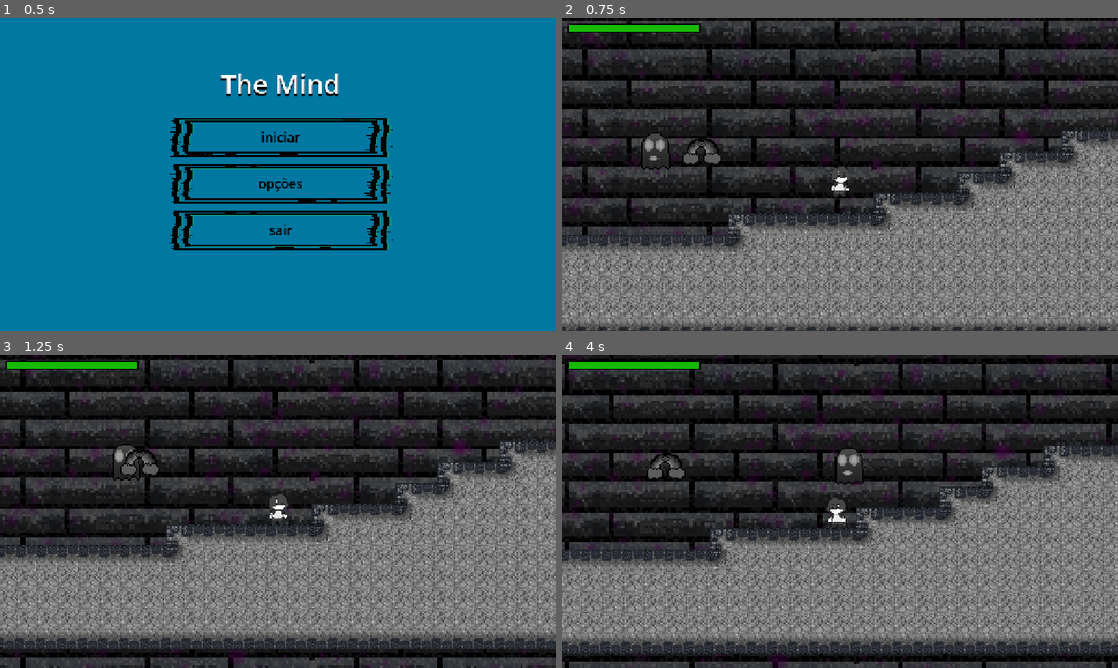
Above: before the commit, frames 1-4 (two rows, left to right).
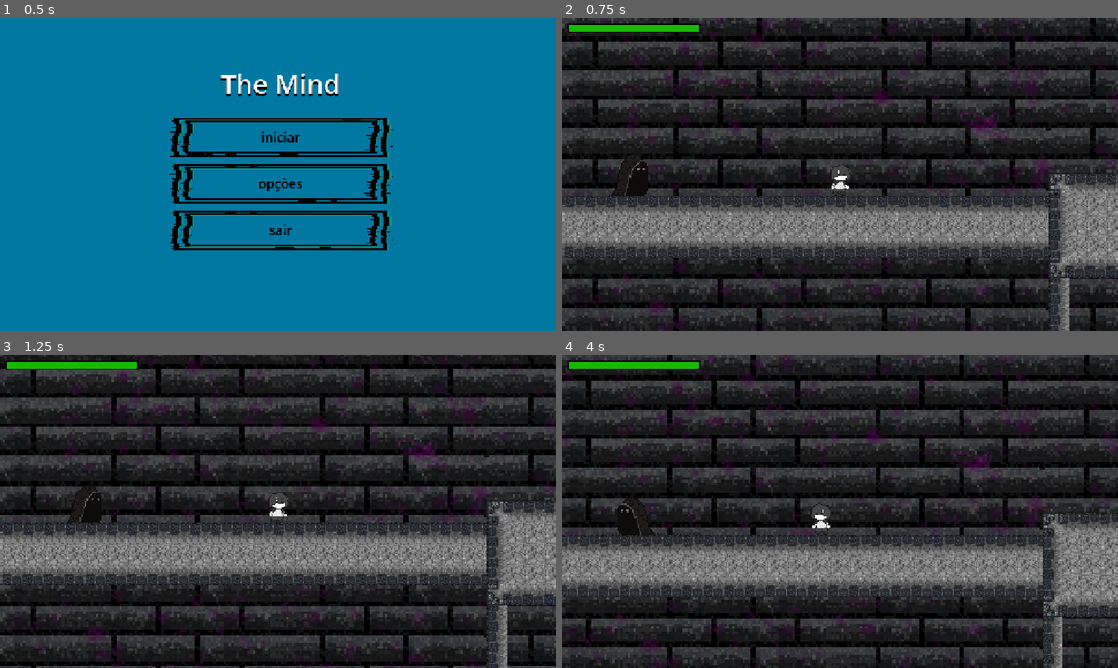
Above: after the commit, the same moments.

Repository: Yuuh15/Jogo_metroidvania_tcc
Game: Godot game, scene res://gui/menu/main_menu.tscn
The game is run twice, just before and just after one commit, with the same random seed, the same clock (stepped at 60 frames per second) and the same inputs.
Inputs (mouse positions are in pixels of both pictures, inside the frame that each line leads up to):
- Up to frame 1 (0.5 s): no input
- Up to frame 2 (0.75 s): click "iniciar" at 0.5 s
- Up to frame 3 (1.25 s): no input
- Up to frame 4 (4 s): tap Enter at 1.25 s; move the mouse to (962, 495) at 1.27 s; hold D (move_right) 1.28-2 s; hold Space (jump) 1.28-2 s; tap Home (DEV_TOOL) at 1.35, 2.85 s; click (962, 495) at 1.42 s; drag from (728, 527) to (600, 505) at 2.02 s; move the mouse to (895, 442) at 2.77 s; hold A (move_left) 2.78-3.5 s; hold Space (jump) 2.78-3.5 s; drag from (812, 574) to (673, 464) at 3.52 s

Frame 1 is identical in both runs. In frame 2, 72% of the frame differs, in the area x 0-100%, y 0-100%; in frame 3, 63%; in frame 4, 76%.

Commit message:
Som de pulo e dano implementado

Diff:
--- /dev/null
+++ b/metroidvania_com_psicologia/default_bus_layout.tres
@@ -0,0 +1,4 @@
+[gd_resource type="AudioBusLayout" format=3 uid="uid://cco1dqsek3wl5"]
+
+[resource]
+bus/0/volume_db = -0.328256
--- a/metroidvania_com_psicologia/gui/menu/scripts/input_settings.gd
+++ b/metroidvania_com_psicologia/gui/menu/scripts/input_settings.gd
@@ -2,6 +2,7 @@
 
 @onready var input_button_scene = preload("res://gui/menu/input_button.tscn")
 @onready var action_list: VBoxContainer = $PanelContainer/MarginContainer/VBoxContainer/ScrollContainer/ActionList
+@onready var jump: AudioStreamPlayer = $Jump
 
 var is_remapping = false
 var action_to_remap = null
@@ -22,9 +23,11 @@
 		if button is Button:
 			button.connect("mouse_entered", $SwitchInput.play)
 
+
 	for button in $PanelContainer/MarginContainer/VBoxContainer/ScrollContainer/ActionList.get_children():
 		if button is Button:
 			button.connect("mouse_entered", $SwitchInput.play)
+
 
 
 func _create_action_list():
--- a/metroidvania_com_psicologia/levels/test_level.tscn
+++ b/metroidvania_com_psicologia/levels/test_level.tscn
@@ -169,7 +169,7 @@
 position = Vector2(31, -28)
 
 [node name="player" parent="." instance=ExtResource("2_cd0bw")]
-position = Vector2(134, -14)
+position = Vector2(2560, -304)
 
 [node name="depression-slime" parent="." instance=ExtResource("15_0vv12")]
 position = Vector2(2394, -304)
--- a/metroidvania_com_psicologia/player/player.gd
+++ b/metroidvania_com_psicologia/player/player.gd
@@ -9,8 +9,11 @@
 @onready var anim: AnimatedSprite2D = $anim
 
 
+
 @export_category("Movement Parameters")
 @export var Jump_Buffer_Time: float = 0.1
+@onready var jumpAudio: AudioStreamPlayer = $Jump
+@onready var hurtAudio: AudioStreamPlayer = $hurt
 
 signal healthChanged()
 @export var health : int = 100
@@ -239,6 +242,8 @@
 func Jump()-> void:
 		velocity.y = jump_speed # Utiliza velocidade para não "teleportar" o jogador para cima
 		isJumping = true # Atualiza o verificador de pulo
+		jumpAudio.play()
+
 
 func on_jump_buffer_timeout() ->  void:
 	jump_buffer = false
@@ -247,6 +252,7 @@
 	if body == self:
 		health -= area.damage
 		healthChanged.emit()
+		hurtAudio.play()
 		if health <= 0:
 			get_tree().change_scene_to_file("res://gui/menu/main_menu.tscn")
 
--- a/metroidvania_com_psicologia/player/player.tscn
+++ b/metroidvania_com_psicologia/player/player.tscn
@@ -1,9 +1,11 @@
-[gd_scene load_steps=22 format=3 uid="uid://bnel1u2etfiwm"]
+[gd_scene load_steps=24 format=3 uid="uid://bnel1u2etfiwm"]
 
 [ext_resource type="Script" uid="uid://di1rfdifcs7rw" path="res://player/player.gd" id="1_g6k8r"]
 [ext_resource type="Texture2D" uid="uid://dfkenf16iboyf" path="res://assets/SAM 64x64/Sam_Parado_64x.png" id="3_g6k8r"]
 [ext_resource type="Texture2D" uid="uid://clyyjw4fgfx1g" path="res://assets/SAM 64x64/Sam_Pulando_64x.png" id="4_boad6"]
+[ext_resource type="AudioStream" uid="uid://cfi8wr3tlrm1p" path="res://player/jump.wav" id="5_qjkh3"]
 [ext_resource type="Texture2D" uid="uid://do3n6qf4mx41k" path="res://assets/SAM 64x64/Sam_Andando_64x.png" id="5_rgyib"]
+[ext_resource type="AudioStream" uid="uid://d38rp2crk4yt5" path="res://player/hitHurt.wav" id="6_g6k8r"]
 
 [sub_resource type="AtlasTexture" id="AtlasTexture_yw30f"]
 atlas = ExtResource("3_g6k8r")
@@ -174,6 +176,13 @@
 [node name="stompCooldown" type="Timer" parent="."]
 wait_time = 0.5
 
+[node name="Jump" type="AudioStreamPlayer" parent="."]
+stream = ExtResource("5_qjkh3")
+volume_db = -11.243
+
+[node name="hurt" type="AudioStreamPlayer" parent="."]
+stream = ExtResource("6_g6k8r")
+
 [connection signal="timeout" from="dashTimer" to="." method="_on_dash_timer_timeout"]
 [connection signal="timeout" from="dashCooldown" to="." method="_on_dash_cooldown_timeout"]
 [connection signal="timeout" from="stompCooldown" to="." method="_on_stomp_cooldown_timeout"]
Not shown, added: metroidvania_com_psicologia/gui/menu/effect/Tambor.wav.import
Not shown, added: metroidvania_com_psicologia/player/hitHurt.wav.import
Not shown, added: metroidvania_com_psicologia/player/jump.wav.import
Not shown, added: metroidvania_com_psicologia/gui/menu/effect/Tambor.wav
Not shown, added: metroidvania_com_psicologia/player/hitHurt.wav
Not shown, added: metroidvania_com_psicologia/player/jump.wav
